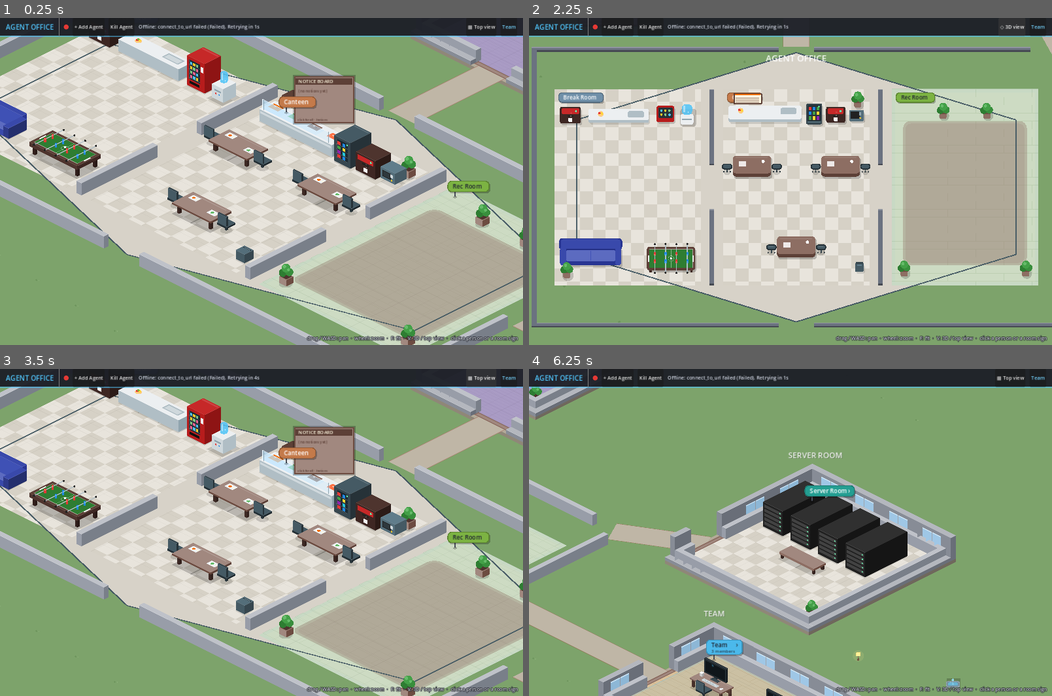
Above: before the commit, frames 1-4 (two rows, left to right).
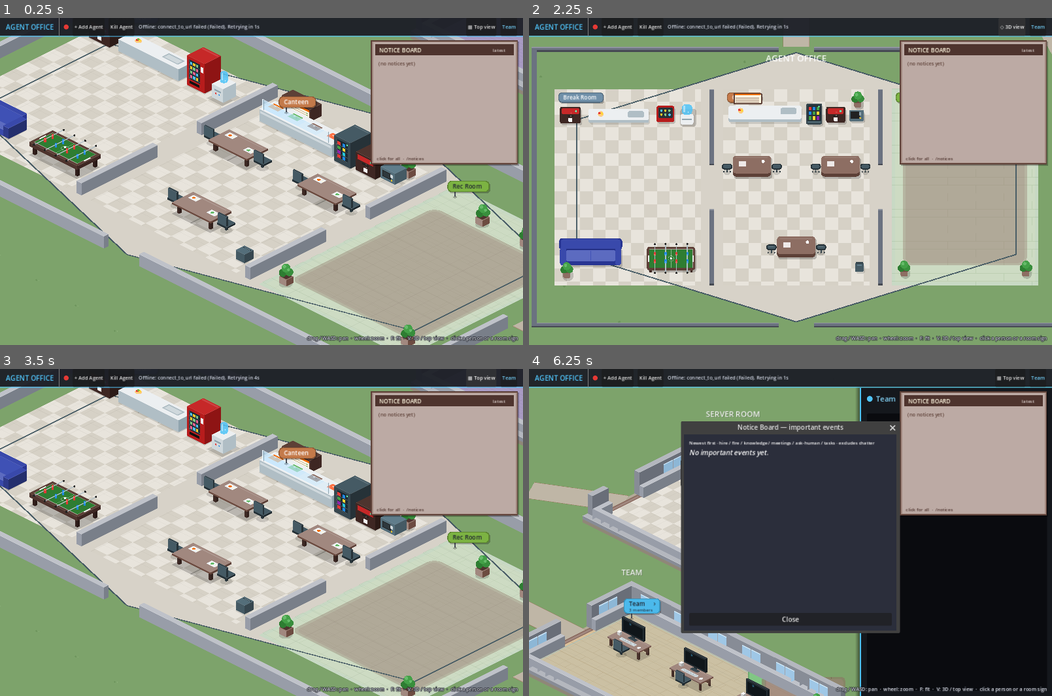
Above: after the commit, the same moments.

Repository: pvella/agentic-corporation
Game: Godot game, scene res://Main.tscn
Two runs of this game, one before a commit and one after it. Both use one fixed random seed, a clock stepped at 60 frames per second and the inputs below.
Inputs (mouse positions are in pixels of both pictures, inside the frame that each line leads up to):
- Up to frame 1 (0.25 s): no input
- Up to frame 2 (2.25 s): click "+ Add Agent" at 0.5 s; click "Kill Agent" at 1.25 s; click "▦ Top view" at 2 s
- Up to frame 3 (3.5 s): click "◇ 3D view" at 2.75 s
- Up to frame 4 (6.25 s): click "Team" at 3.5 s; click "X" at 4.25 s; tap A at 5, 5.75 s; drag from (753, 369) to (659, 486) at 5.02 s; drag from (691, 473) to (774, 516) at 5.77 s

The runs differ from the first frame. In frame 1, 11% of the frame differs, in the area x 56-100%, y 6-46%; in frame 2, 8.0%; in frame 3, 11%; in frame 4, 70%, in the area x 0-100%, y 5-100%.

Commit message:
Move Notice Board to a fixed top-right HUD panel
Paul asked for a bigger notice board in the top-right of the screen.
Replace the world corkboard on the canteen wall with a 360px Control
anchored under the TopBar on the HUD CanvasLayer so it stays put when
the camera pans. Keep click-to-expand and /notices. No layout/door/
walkmesh changes.

Diff:
--- a/Main.gd
+++ b/Main.gd
@@ -102,7 +102,7 @@
 var _knowledge_racks: Array = []
 var _knowledge_library: Node = null
 var _notices_store = null  ## Notices
-var _notice_board: Node2D = null
+var _notice_board: Control = null
 var _meeting_active: Dictionary = {}  ## target -> {agents: PackedStringArray, text: String}
 var _agent_prev_state: Dictionary = {}  ## agent_id -> last notable state
 var _server_clickables: Array = []
@@ -1406,39 +1406,22 @@
 
 
 func _place_notice_board() -> void:
-	## Cork board on the canteen north wall (left of the menu). No walkmesh / door / hex changes.
+	## Fixed top-right HUD panel (below TopBar). No walkmesh / door / hex changes.
 	if _notice_board and is_instance_valid(_notice_board):
 		_notice_board.queue_free()
 		_notice_board = null
 	if _notices_store == null:
 		_notices_store = NoticesScript.new()
 		_notices_store.load_from_disk()
-	var canteen: Dictionary = {}
-	for a in office.areas:
-		if str(a.get("kind", "")) == "canteen":
-			canteen = a
-			break
-	if canteen.is_empty():
-		for a in office.areas:
-			if str(a.get("kind", "")) == "hub":
-				canteen = a
-				break
-	if canteen.is_empty():
-		return
-	var r: Rect2 = canteen.rect
-	# North wall, just right of the canteen menu board (menu sits at x≈p+m+12).
-	var anchor := Vector2(r.position.x + 110.0, r.position.y + 16.0)
-	var board: Node2D = NoticeBoardScript.new()
-	signs_root.add_child(board)
-	board.setup(anchor, _notices_store)
+	var hud := $HUD as CanvasLayer
+	if hud == null:
+		return
+	var board: Control = NoticeBoardScript.new()
+	hud.add_child(board)
+	board.setup(_notices_store)
 	if board.has_signal("open_requested"):
 		board.open_requested.connect(func() -> void: pass)
 	_notice_board = board
-	# Scale with other hub placards when the camera zooms.
-	if _notice_board not in _sign_tags:
-		_sign_tags.append(_notice_board)
-	var z := camera.zoom.x if camera else 1.0
-	_notice_board.scale = Vector2.ONE * _ui_scale_for(z)
 
 
 func _notice(kind: String, title: String, detail: String = "", opts: Dictionary = {}) -> void:
--- a/NoticeBoard.gd
+++ b/NoticeBoard.gd
@@ -1,54 +1,63 @@
-## Cork notice board on the canteen / hub wall. Pins short event cards;
-## click opens a scrollable full list. Does not touch walkmesh or doors.
-extends Node2D
+## Screen-space Notice Board HUD: fixed top-right panel (CanvasLayer/HUD child).
+## Pins the latest important events; click opens the full scrollable list.
+## Does not touch walkmesh, doors, or the world layout.
+extends Control
 
 signal open_requested
 
-const Iso := preload("res://Iso.gd")
 const NoticesScript := preload("res://Notices.gd")
+
+const PANEL_W := 360.0
+const MARGIN_RIGHT := 12.0
+const MARGIN_TOP := 54.0  ## below the 46px TopBar + small gap
+const HEADER_H := 28.0
+const CARD_H := 30.0
+const CARD_GAP := 3.0
+const FOOTER_H := 22.0
+const PAD := 10.0
 
 var store: RefCounted = null  ## Notices
 var _font: Font
-var _box := Rect2(-70, -118, 140, 110)  ## local placard (billboarded)
-var _area: Area2D
 var _panel: Window = null
 var _list: RichTextLabel = null
 
 
-func setup(anchor_world: Vector2, notices: RefCounted) -> void:
+func setup(notices: RefCounted) -> void:
 	store = notices
-	position = Iso.to_screen(anchor_world) if Iso.enabled else anchor_world
-	z_index = 28
 	_font = ThemeDB.fallback_font
+	mouse_filter = Control.MOUSE_FILTER_STOP
+	focus_mode = Control.FOCUS_NONE
+	_anchor_top_right()
 	if store and store.has_signal("changed") and not store.changed.is_connected(_on_store_changed):
 		store.changed.connect(_on_store_changed)
-	_ensure_area()
 	queue_redraw()
+	tooltip_text = "Notice Board — click for all · /notices"
 
 
-func _ensure_area() -> void:
-	if _area and is_instance_valid(_area):
-		return
-	_area = Area2D.new()
-	_area.collision_layer = 8
-	_area.collision_mask = 0
-	_area.input_pickable = true
-	var shape := CollisionShape2D.new()
-	var rect := RectangleShape2D.new()
-	rect.size = _box.size
-	shape.shape = rect
-	shape.position = _box.get_center()
-	_area.add_child(shape)
-	add_child(_area)
-	_area.input_event.connect(_on_area_input)
-	_area.mouse_entered.connect(func() -> void: modulate = Color(1.08, 1.08, 1.05, 1.0))
-	_area.mouse_exited.connect(func() -> void: modulate = Color.WHITE)
+func _anchor_top_right() -> void:
+	var pins := NoticesScript.BOARD_PIN_COUNT
+	var body_h := float(pins) * (CARD_H + CARD_GAP) - CARD_GAP
+	var total_h := PAD + HEADER_H + 6.0 + body_h + FOOTER_H + PAD
+	set_anchors_preset(Control.PRESET_TOP_RIGHT)
+	offset_left = -(PANEL_W + MARGIN_RIGHT)
+	offset_top = MARGIN_TOP
+	offset_right = -MARGIN_RIGHT
+	offset_bottom = MARGIN_TOP + total_h
+	custom_minimum_size = Vector2(PANEL_W, total_h)
+	size = Vector2(PANEL_W, total_h)
 
 
-func _on_area_input(_viewport: Node, event: InputEvent, _shape_idx: int) -> void:
+func _gui_input(event: InputEvent) -> void:
 	if event is InputEventMouseButton and event.pressed and event.button_index == MOUSE_BUTTON_LEFT:
 		open_full_list()
-		get_viewport().set_input_as_handled()
+		accept_event()
+
+
+func _notification(what: int) -> void:
+	if what == NOTIFICATION_MOUSE_ENTER:
+		modulate = Color(1.06, 1.06, 1.04, 1.0)
+	elif what == NOTIFICATION_MOUSE_EXIT:
+		modulate = Color.WHITE
 
 
 func _on_store_changed() -> void:
@@ -58,46 +67,49 @@
 
 
 func _draw() -> void:
-	# Cork board frame
-	var shadow := _box.grow(3)
-	draw_rect(shadow, Color(0, 0, 0, 0.25))
-	draw_rect(_box, Color("#6d4c41"))
-	draw_rect(_box.grow(-3), Color("#a1887f"))
+	var box := Rect2(Vector2.ZERO, size)
+	# Drop shadow
+	draw_rect(Rect2(box.position + Vector2(3, 4), box.size), Color(0, 0, 0, 0.28))
+	# Cork frame
+	draw_rect(box, Color("#5d4037"))
+	draw_rect(box.grow(-3), Color("#a1887f"))
+	draw_rect(box.grow(-5), Color("#bcaaa4"))
 	# Header strip
-	var header := Rect2(_box.position.x + 4, _box.position.y + 4, _box.size.x - 8, 16)
-	draw_rect(header, Color("#5d4037"))
+	var header := Rect2(PAD, PAD, size.x - PAD * 2.0, HEADER_H)
+	draw_rect(header, Color("#4e342e"))
 	if _font:
-		draw_string(_font, header.position + Vector2(6, 12), "NOTICE BOARD", HORIZONTAL_ALIGNMENT_LEFT, -1, 11, Color("#fff8e1"))
+		draw_string(_font, header.position + Vector2(10, 20), "NOTICE BOARD", HORIZONTAL_ALIGNMENT_LEFT, -1, 14, Color("#fff8e1"))
+		draw_string(_font, Vector2(header.end.x - 52, header.position.y + 19), "latest", HORIZONTAL_ALIGNMENT_LEFT, -1, 11, Color("#d7ccc8"))
 	# Pins
 	var pins: Array = store.latest(NoticesScript.BOARD_PIN_COUNT) if store else []
-	var y := header.end.y + 4.0
-	var card_h := 12.0
-	var gap := 1.5
+	var y := header.end.y + 6.0
 	for i in pins.size():
 		var e: Dictionary = pins[i]
-		var card := Rect2(_box.position.x + 5, y, _box.size.x - 10, card_h)
+		var card := Rect2(PAD, y, size.x - PAD * 2.0, CARD_H)
 		var col := Color(str(e.get("color", "#b0bec5")))
 		var pending := bool(e.get("pending", false))
 		var bg := Color("#efebe9") if not pending else Color("#fff3e0")
 		draw_rect(card, bg)
-		draw_rect(Rect2(card.position.x, card.position.y, 3, card.size.y), col)
-		# pin dot
-		draw_circle(Vector2(card.position.x + 8, card.position.y + 3), 1.6, col)
+		draw_rect(Rect2(card.position.x, card.position.y, 4, card.size.y), col)
+		draw_circle(Vector2(card.position.x + 12, card.position.y + 8), 2.4, col)
 		var tstr: String = ""
 		if store and store.has_method("format_time"):
 			tstr = str(store.format_time(float(e.get("ts", 0))))
 		var icon := str(e.get("icon", "•"))
-		var title := str(e.get("title", "")).left(22)
-		var line := "%s %s %s" % [tstr, icon, title]
+		var title := str(e.get("title", ""))
+		# Fit roughly to panel width (~28 chars at 12px in 360w)
+		if title.length() > 28:
+			title = title.left(27) + "…"
+		var line := "%s  %s  %s" % [tstr, icon, title]
 		if _font:
 			var ink := Color("#3e2723") if not pending else Color("#e65100")
-			draw_string(_font, card.position + Vector2(12, 10), line, HORIZONTAL_ALIGNMENT_LEFT, -1, 8, ink)
-		y += card_h + gap
+			draw_string(_font, card.position + Vector2(20, 20), line, HORIZONTAL_ALIGNMENT_LEFT, -1, 12, ink)
+		y += CARD_H + CARD_GAP
 	if pins.is_empty() and _font:
-		draw_string(_font, Vector2(_box.position.x + 10, y + 14), "(no notices yet)", HORIZONTAL_ALIGNMENT_LEFT, -1, 9, Color("#5d4037"))
+		draw_string(_font, Vector2(PAD + 8, y + 18), "(no notices yet)", HORIZONTAL_ALIGNMENT_LEFT, -1, 12, Color("#5d4037"))
 	# Footer hint
 	if _font:
-		draw_string(_font, Vector2(_box.position.x + 8, _box.end.y - 6), "click for all · /notices", HORIZONTAL_ALIGNMENT_LEFT, -1, 7, Color("#4e342e"))
+		draw_string(_font, Vector2(PAD + 4, size.y - 10), "click for all  ·  /notices", HORIZONTAL_ALIGNMENT_LEFT, -1, 11, Color("#4e342e"))
 
 
 func open_full_list() -> void:
